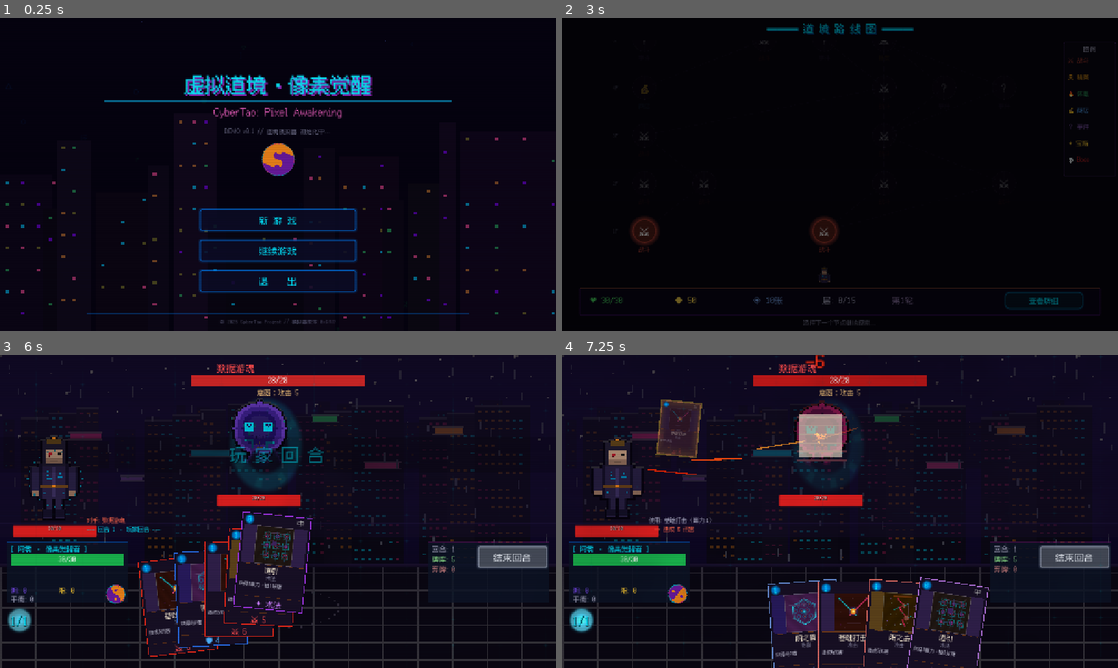
Above: before the commit, frames 1-4 (two rows, left to right).
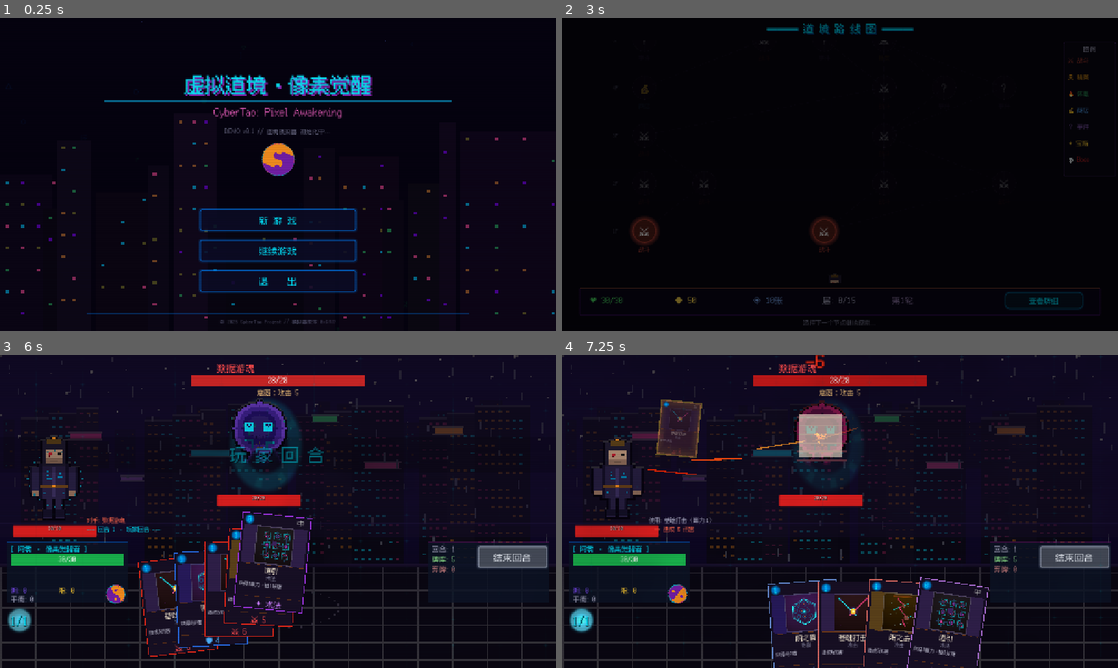
Above: after the commit, the same moments.

Repository: 9G420/CyberTao8
Game: Godot game, scene res://Scenes/Title.tscn
Two runs of this game, one before a commit and one after it. Both use one fixed random seed, a clock stepped at 60 frames per second and the inputs below. Sound files missing from this copy of the repository are replaced by a short silence.
Inputs (mouse positions are in pixels of both pictures, inside the frame that each line leads up to):
- Up to frame 1 (0.25 s): no input
- Up to frame 2 (3 s): click "新 游 戏" at 0.5 s; tap Enter (ui_accept) at 1.25, 1.52 s; move the mouse to (962, 158) at 1.27 s; click (962, 158) at 1.42 s; drag from (728, 190) to (812, 237) at 2.02 s; move the mouse to (895, 105) at 2.77 s; click (895, 105) at 2.92 s
- Up to frame 3 (6 s): click (83, 567) at 3.52 s; click "结束回合" at 4.25 s; click "结束回合" at 5 s; click "结束回合" at 5.75 s
- Up to frame 4 (7.25 s): drag from (745, 630) to (673, 464) at 6.52 s

The runs differ from the first frame. In frame 2, less than 0.1% of the frame differs, in the area x 46-50%, y 79-85%; in frame 3, 0.2%; in frame 4, 0.4%, in the area x 19-74%, y 17-90%.

Commit message:
升级像素画质量：128x128高清输出+bloom光效+渐变背景
- 卡牌画作从64×64升级为128×128（基础64绘制+最近邻上采样）
- 移除所有扫描线效果和随机噪点标记（不再受8bit限制）
- 新增bloom光效后处理（高亮像素周围产生柔和辉光）
- 新增暗角效果（边角自然过渡变暗）
- 背景从纯色改为垂直渐变（更有层次感）
- 稀有度边框升级为多层渐变+二次衰减光晕
- 角色精灵从48×64升级为96×128
- 战斗背景从320×180升级为640×360
- 增强调色板色彩饱和度（更鲜艳清晰）
- CardReward/DeckBuilder UI边框和阴影效果增强

Diff:
--- a/Scripts/UI/CardReward.gd
+++ b/Scripts/UI/CardReward.gd
@@ -250,13 +250,13 @@
 			_: accent = Color(0.5, 0.5, 0.5)
 
 	var sb := StyleBoxFlat.new()
-	sb.bg_color = Color(accent.r * 0.12 + 0.03, accent.g * 0.12 + 0.02, accent.b * 0.12 + 0.05, 0.92)
-	sb.border_color = accent
+	sb.bg_color = Color(accent.r * 0.15 + 0.04, accent.g * 0.15 + 0.03, accent.b * 0.15 + 0.06, 0.94)
+	sb.border_color = Color(accent.r * 0.8 + 0.2, accent.g * 0.8 + 0.2, accent.b * 0.8 + 0.2)
 	sb.set_border_width_all(3)
-	sb.border_width_top = 4
-	sb.set_corner_radius_all(6)
-	sb.shadow_color = Color(accent.r, accent.g, accent.b, 0.3)
-	sb.shadow_size = 6
+	sb.border_width_top = 5
+	sb.set_corner_radius_all(8)
+	sb.shadow_color = Color(accent.r, accent.g, accent.b, 0.35)
+	sb.shadow_size = 8
 	panel.add_theme_stylebox_override("panel", sb)
 
 	# 费用宝珠 (左上角)
@@ -287,8 +287,8 @@
 	card_art.texture = _ai_art if _ai_art else PixelArtGenerator.generate_card_art(
 		cd.card_type, cd.yinyang, cd.rarity, art_seed
 	)
-	card_art.position = Vector2(50, 40)
-	card_art.size = Vector2(120, 120)
+	card_art.position = Vector2(40, 38)
+	card_art.size = Vector2(140, 125)
 	card_art.stretch_mode = TextureRect.STRETCH_KEEP_ASPECT_CENTERED
 	panel.add_child(card_art)
 
--- a/Scripts/UI/DeckBuilder.gd
+++ b/Scripts/UI/DeckBuilder.gd
@@ -515,8 +515,8 @@
 	card_art.texture = _ai_db_card if _ai_db_card else PixelArtGenerator.generate_card_art(
 		card_data.card_type, card_data.yinyang, card_data.rarity, cid.hash()
 	)
-	card_art.position = Vector2(30, 5)
-	card_art.size = Vector2(180, 100)
+	card_art.position = Vector2(20, 5)
+	card_art.size = Vector2(200, 100)
 	card_art.stretch_mode = TextureRect.STRETCH_KEEP_ASPECT_CENTERED
 	card_art.mouse_filter = Control.MOUSE_FILTER_IGNORE
 	art_container.add_child(card_art)
--- a/Scripts/Visual/PixelArtGenerator.gd
+++ b/Scripts/Visual/PixelArtGenerator.gd
@@ -1,14 +1,19 @@
 class_name PixelArtGenerator
 extends RefCounted
 
-# === EVA Color Palette ===
-const EVA_PURPLE := Color(0.4, 0.1, 0.6)
-const EVA_ORANGE := Color(0.9, 0.5, 0.1)
-const EVA_RED := Color(0.7, 0.1, 0.15)
-const EVA_CYAN := Color(0.0, 0.8, 0.9)
-const EVA_DARK_BLUE := Color(0.05, 0.05, 0.2)
-const NEON_PINK := Color(1.0, 0.2, 0.5)
-const NEON_GREEN := Color(0.2, 1.0, 0.4)
+# === Enhanced Color Palette (vibrant cyberpunk×Taoist) ===
+const EVA_PURPLE := Color(0.45, 0.12, 0.65)
+const EVA_ORANGE := Color(0.95, 0.55, 0.12)
+const EVA_RED := Color(0.75, 0.12, 0.18)
+const EVA_CYAN := Color(0.05, 0.85, 0.95)
+const EVA_DARK_BLUE := Color(0.06, 0.06, 0.22)
+const NEON_PINK := Color(1.0, 0.25, 0.55)
+const NEON_GREEN := Color(0.25, 1.0, 0.45)
+const GOLD := Color(0.95, 0.82, 0.35)
+const SOFT_WHITE := Color(0.92, 0.92, 0.96)
+
+# Output resolution for card art (drawn at 64, upscaled to this)
+const CARD_ART_SIZE := 128
 
 # === Helpers ===
 
@@ -46,27 +51,42 @@
 	for py in range(start, end + 1):
 		_set_pixel_safe(img, x, py, color)
 
-# === Card Art Generator (64x64) ===
+# === Card Art Generator (64→128 upscaled with bloom) ===
 
 static func generate_card_art(card_type: int, yinyang: int, rarity: int, seed_val: int) -> ImageTexture:
 	var img := _create_image(64, 64)
-	# Background fill based on yin/yang alignment
-	var bg_color: Color
+
+	# --- Gradient background based on yin/yang ---
+	var bg_top: Color
+	var bg_bot: Color
 	match yinyang:
-		0: bg_color = Color(0.15, 0.05, 0.25) # yin - deep purple
-		1: bg_color = Color(0.2, 0.15, 0.05)  # yang - dark gold
-		_: bg_color = Color(0.1, 0.1, 0.12)   # neutral gray
-
-	# Seed-based background tint shift (unique per card)
-	var bg_shift_r: float = _hash_float(seed_val + 777) * 0.1 - 0.05
-	var bg_shift_g: float = _hash_float(seed_val + 888) * 0.08 - 0.04
-	var bg_shift_b: float = _hash_float(seed_val + 999) * 0.1 - 0.05
-	bg_color.r = clampf(bg_color.r + bg_shift_r, 0.02, 0.35)
-	bg_color.g = clampf(bg_color.g + bg_shift_g, 0.02, 0.3)
-	bg_color.b = clampf(bg_color.b + bg_shift_b, 0.02, 0.35)
-	_draw_rect_area(img, 0, 0, 64, 64, bg_color)
-
-	# Card-type-specific motif
+		0:
+			bg_top = Color(0.18, 0.06, 0.30)
+			bg_bot = Color(0.08, 0.03, 0.16)
+		1:
+			bg_top = Color(0.24, 0.18, 0.06)
+			bg_bot = Color(0.12, 0.08, 0.03)
+		_:
+			bg_top = Color(0.12, 0.12, 0.16)
+			bg_bot = Color(0.06, 0.06, 0.09)
+	# Seed-based tint shift
+	var bg_sr: float = _hash_float(seed_val + 777) * 0.08 - 0.04
+	var bg_sg: float = _hash_float(seed_val + 888) * 0.06 - 0.03
+	var bg_sb: float = _hash_float(seed_val + 999) * 0.08 - 0.04
+	bg_top.r = clampf(bg_top.r + bg_sr, 0.03, 0.35)
+	bg_top.g = clampf(bg_top.g + bg_sg, 0.02, 0.30)
+	bg_top.b = clampf(bg_top.b + bg_sb, 0.03, 0.40)
+	bg_bot.r = clampf(bg_bot.r + bg_sr * 0.5, 0.02, 0.20)
+	bg_bot.g = clampf(bg_bot.g + bg_sg * 0.5, 0.01, 0.15)
+	bg_bot.b = clampf(bg_bot.b + bg_sb * 0.5, 0.02, 0.25)
+	# Draw vertical gradient
+	for y in range(64):
+		var t: float = float(y) / 63.0
+		var row_col := bg_top.lerp(bg_bot, t)
+		for x in range(64):
+			img.set_pixel(x, y, row_col)
+
+	# --- Card-type motif ---
 	match card_type:
 		0: _draw_attack_motif(img, seed_val)
 		1: _draw_defense_motif(img, seed_val)
@@ -74,10 +94,10 @@
 		3: _draw_spell_motif(img, seed_val)
 		4: _draw_power_motif(img, seed_val)
 
-	# === Seed-based unique color tint (makes same variant look different) ===
-	var tint_r: float = _hash_float(seed_val + 1111) * 0.4 - 0.2
-	var tint_g: float = _hash_float(seed_val + 2222) * 0.3 - 0.15
-	var tint_b: float = _hash_float(seed_val + 3333) * 0.4 - 0.2
+	# --- Subtle per-card color tint (preserves uniqueness) ---
+	var tint_r: float = _hash_float(seed_val + 1111) * 0.24 - 0.12
+	var tint_g: float = _hash_float(seed_val + 2222) * 0.18 - 0.09
+	var tint_b: float = _hash_float(seed_val + 3333) * 0.24 - 0.12
 	for ty in range(64):
 		for tx in range(64):
 			var c: Color = img.get_pixel(tx, ty)
@@ -87,65 +107,98 @@
 				c.b = clampf(c.b + tint_b, 0.0, 1.0)
 				img.set_pixel(tx, ty, c)
 
-	# === Seed-based unique accent marks ===
-	var mark_col := Color(
-		_hash_float(seed_val + 4444) * 0.5 + 0.4,
-		_hash_float(seed_val + 5555) * 0.5 + 0.3,
-		_hash_float(seed_val + 6666) * 0.5 + 0.4, 0.55)
-	# Unique decorative pixels at hash-determined positions
-	for mi in range(8):
-		var mx: int = int(_hash_float(seed_val + mi * 17 + 100) * 52.0) + 6
-		var my: int = int(_hash_float(seed_val + mi * 31 + 200) * 52.0) + 6
-		_set_pixel_safe(img, mx, my, mark_col)
-		if mi < 4:
-			_set_pixel_safe(img, mx + 1, my, Color(mark_col.r, mark_col.g, mark_col.b, 0.3))
-	# Unique accent line (horizontal or vertical based on seed)
-	var line_orient: float = _hash_float(seed_val + 7777)
-	var line_pos: int = int(_hash_float(seed_val + 8888) * 44.0) + 10
-	var line_start: int = int(_hash_float(seed_val + 9999) * 20.0) + 6
-	var line_len: int = int(_hash_float(seed_val + 1010) * 18.0) + 10
-	var line_col := Color(mark_col.r, mark_col.g, mark_col.b, 0.3)
-	if line_orient < 0.5:
-		_draw_line_h(img, line_start, line_start + line_len, line_pos, line_col)
-	else:
-		_draw_line_v(img, line_pos, line_start, line_start + line_len, line_col)
-	# Corner accent (unique position)
-	var corner_type: int = int(_hash_float(seed_val + 1212) * 4.0)
-	var cx_corner: int = 6 if corner_type < 2 else 54
-	var cy_corner: int = 6 if (corner_type % 2 == 0) else 54
-	_set_pixel_safe(img, cx_corner, cy_corner, mark_col)
-	_set_pixel_safe(img, cx_corner + 1, cy_corner, mark_col)
-	_set_pixel_safe(img, cx_corner, cy_corner + 1, mark_col)
-
-	# Scanlines for retro feel (every other row dimmed)
-	for y in range(0, 64, 2):
-		for x in range(64):
-			var c := img.get_pixel(x, y)
-			img.set_pixel(x, y, c.darkened(0.15))
-
-	# Rarity border glow
+	# --- Upscale to 128×128 (crisp pixel art) ---
+	img.resize(CARD_ART_SIZE, CARD_ART_SIZE, Image.INTERPOLATE_NEAREST)
+
+	# --- Bloom / soft glow pass at high res ---
+	_apply_bloom(img)
+
+	# --- Rarity border glow (at 128 res — wider & softer) ---
 	var glow_color: Color
 	match rarity:
-		0: glow_color = Color(0.4, 0.4, 0.4, 0.6)
-		1: glow_color = Color(0.2, 0.4, 1.0, 0.7)
-		_: glow_color = Color(0.6, 0.15, 0.9, 0.8)
-	# Tint the glow color slightly per-card too
-	glow_color.r = clampf(glow_color.r + tint_r * 0.5, 0.0, 1.0)
-	glow_color.g = clampf(glow_color.g + tint_g * 0.5, 0.0, 1.0)
-	glow_color.b = clampf(glow_color.b + tint_b * 0.5, 0.0, 1.0)
-	_draw_border_glow(img, 64, 64, glow_color, rarity)
+		0: glow_color = Color(0.45, 0.45, 0.50, 0.55)
+		1: glow_color = Color(0.25, 0.50, 1.0, 0.70)
+		_: glow_color = Color(0.65, 0.20, 0.95, 0.80)
+	glow_color.r = clampf(glow_color.r + tint_r * 0.3, 0.0, 1.0)
+	glow_color.g = clampf(glow_color.g + tint_g * 0.3, 0.0, 1.0)
+	glow_color.b = clampf(glow_color.b + tint_b * 0.3, 0.0, 1.0)
+	_draw_border_glow_hires(img, glow_color, rarity)
+
+	# --- Subtle vignette (darken corners) ---
+	_apply_vignette(img)
 
 	return ImageTexture.create_from_image(img)
 
-static func _draw_border_glow(img: Image, w: int, h_val: int, color: Color, rarity: int) -> void:
-	var thickness := 1 + rarity
+static func _draw_border_glow_hires(img: Image, color: Color, rarity: int) -> void:
+	var sz: int = img.get_width()
+	var thickness: int = 3 + rarity * 2  # 3/5/7 pixels at 128 res
 	for t in range(thickness):
-		var alpha_mult := 1.0 - float(t) / float(thickness + 1)
+		var progress: float = float(t) / float(thickness)
+		var alpha_mult: float = 1.0 - progress * progress  # quadratic falloff
 		var c := Color(color.r, color.g, color.b, color.a * alpha_mult)
-		_draw_line_h(img, t, w - 1 - t, t, c)
-		_draw_line_h(img, t, w - 1 - t, h_val - 1 - t, c)
-		_draw_line_v(img, t, t, h_val - 1 - t, c)
-		_draw_line_v(img, w - 1 - t, t, h_val - 1 - t, c)
+		_draw_line_h(img, t, sz - 1 - t, t, c)
+		_draw_line_h(img, t, sz - 1 - t, sz - 1 - t, c)
+		_draw_line_v(img, t, t, sz - 1 - t, c)
+		_draw_line_v(img, sz - 1 - t, t, sz - 1 - t, c)
+	# Inner highlight line (1px inside border)
+	var hi := Color(color.r * 0.6 + 0.4, color.g * 0.6 + 0.4, color.b * 0.6 + 0.4, 0.2)
+	var inn: int = thickness
+	_draw_line_h(img, inn, sz - 1 - inn, inn, hi)
+	_draw_line_h(img, inn, sz - 1 - inn, sz - 1 - inn, hi)
+
+static func _apply_bloom(img: Image) -> void:
+	# Collect bright pixels and add soft glow around them
+	var w: int = img.get_width()
+	var h: int = img.get_height()
+	var bloom_threshold: float = 0.55
+	var bloom_radius: int = 3
+	# Collect bright pixel positions (sample every 2nd pixel for performance)
+	var bright_spots: Array[Vector2i] = []
+	for y in range(0, h, 2):
+		for x in range(0, w, 2):
+			var c: Color = img.get_pixel(x, y)
+			var lum: float = c.r * 0.299 + c.g * 0.587 + c.b * 0.114
+			if lum > bloom_threshold and c.a > 0.3:
+				bright_spots.append(Vector2i(x, y))
+	# Apply soft glow
+	for spot in bright_spots:
+		var src: Color = img.get_pixel(spot.x, spot.y)
+		for dy in range(-bloom_radius, bloom_radius + 1):
+			for dx in range(-bloom_radius, bloom_radius + 1):
+				if dx == 0 and dy == 0:
+					continue
+				var nx: int = spot.x + dx
+				var ny: int = spot.y + dy
+				if nx >= 0 and nx < w and ny >= 0 and ny < h:
+					var dist: float = sqrt(float(dx * dx + dy * dy))
+					if dist <= float(bloom_radius):
+						var intensity: float = (1.0 - dist / float(bloom_radius)) * 0.15
+						var existing: Color = img.get_pixel(nx, ny)
+						existing.r = clampf(existing.r + src.r * intensity, 0.0, 1.0)
+						existing.g = clampf(existing.g + src.g * intensity, 0.0, 1.0)
+						existing.b = clampf(existing.b + src.b * intensity, 0.0, 1.0)
+						img.set_pixel(nx, ny, existing)
+
+static func _apply_vignette(img: Image) -> void:
+	var w: int = img.get_width()
+	var h: int = img.get_height()
+	var cx: float = float(w) * 0.5
+	var cy: float = float(h) * 0.5
+	var max_dist: float = sqrt(cx * cx + cy * cy)
+	# Only process edge region (inner 60% is untouched)
+	for y in range(h):
+		for x in range(w):
+			var dx: float = float(x) - cx
+			var dy: float = float(y) - cy
+			var dist: float = sqrt(dx * dx + dy * dy)
+			var norm: float = dist / max_dist
+			if norm > 0.6:
+				var darken: float = (norm - 0.6) * 0.5  # up to 0.2 darkening at corners
+				var c: Color = img.get_pixel(x, y)
+				c.r = clampf(c.r - darken * c.r, 0.0, 1.0)
+				c.g = clampf(c.g - darken * c.g, 0.0, 1.0)
+				c.b = clampf(c.b - darken * c.b, 0.0, 1.0)
+				img.set_pixel(x, y, c)
 
 static func _draw_attack_motif(img: Image, seed_val: int) -> void:
 	var variant := int(_hash_float(seed_val) * 3.0)
@@ -819,7 +872,7 @@
 		if e2 < dx:
 			err += dx
 			cy += sy
-# === Character Sprite Generator (48x64) ===
+# === Character Sprite Generator (48x64 → 96x128 upscaled) ===
 
 static func generate_character_sprite(char_type: String, frame: int) -> ImageTexture:
 	var img := _create_image(48, 64)
@@ -844,6 +897,8 @@
 
 	# 16bit后处理: 自动描边 + 边缘高光 + 阴影
 	_enhance_16bit(img)
+	# Upscale to 96×128 for crisp high-res pixel art
+	img.resize(96, 128, Image.INTERPOLATE_NEAREST)
 	return ImageTexture.create_from_image(img)
 
 ## 16bit风格后处理: 描边 + 顶部高光 + 底部阴影
@@ -1601,6 +1656,8 @@
 		3: _draw_bg_boss_arena(img)
 		_: _draw_bg_neon_city(img)
 
+	# Upscale for crisp pixel art display
+	img.resize(640, 360, Image.INTERPOLATE_NEAREST)
 	return ImageTexture.create_from_image(img)
 
 static func _draw_bg_neon_city(img: Image) -> void:
